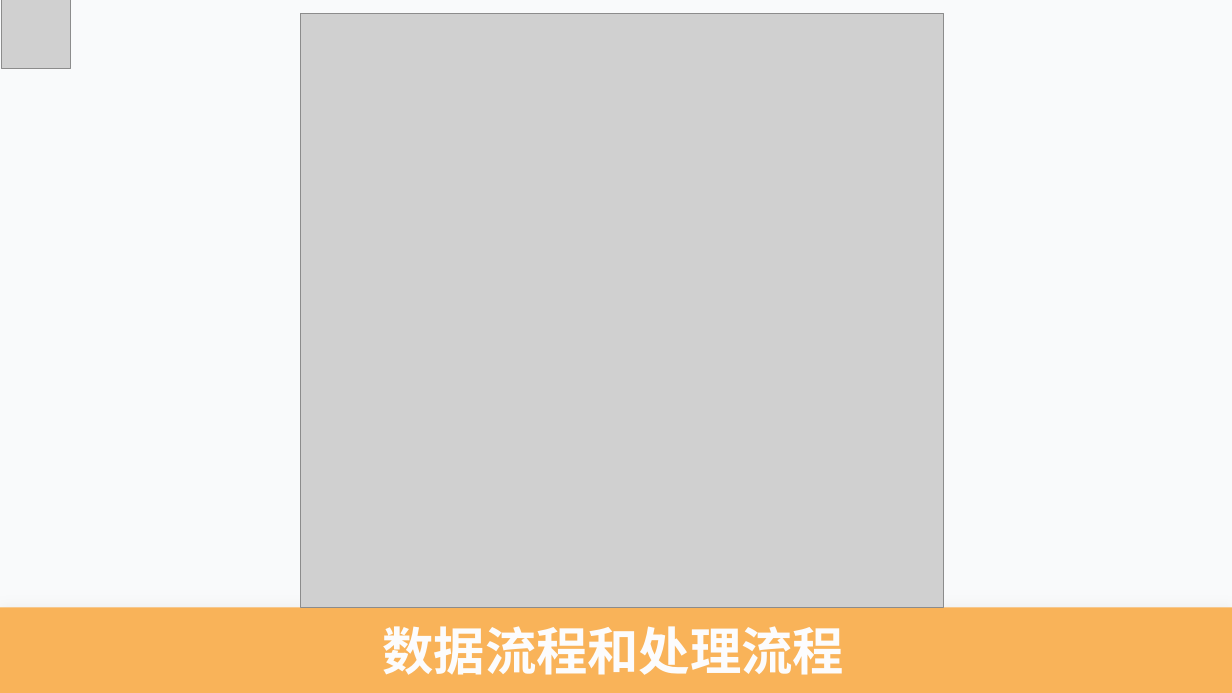
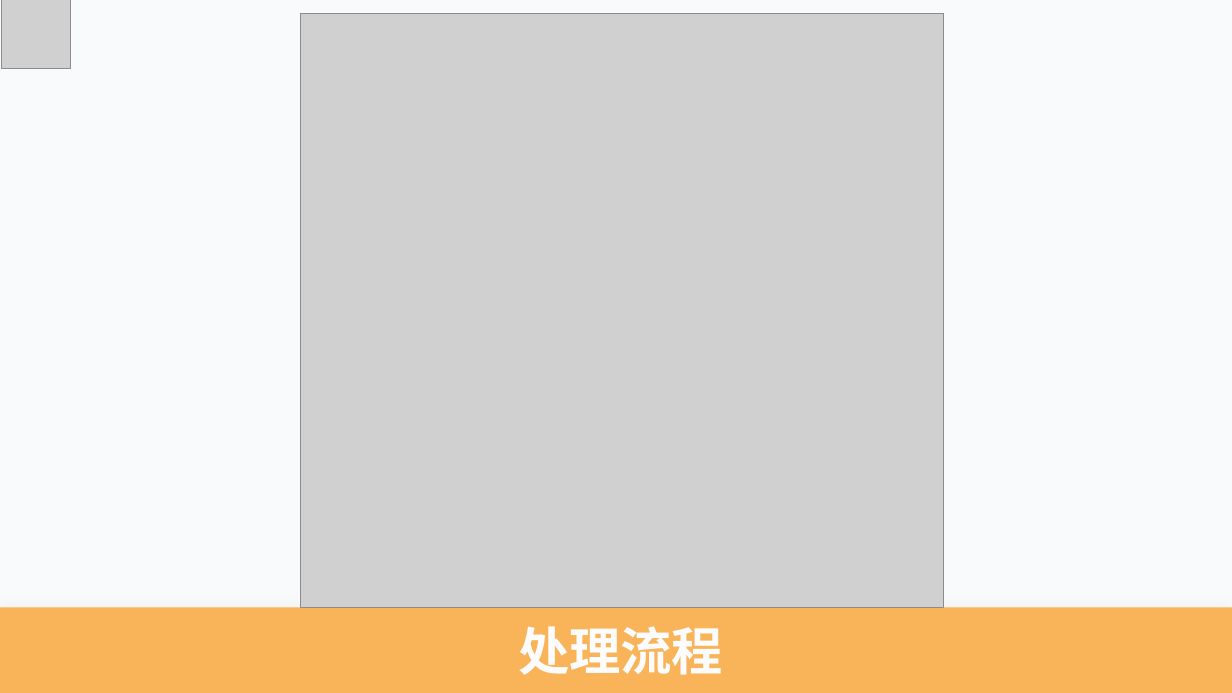
Before and after one commit to lorenzoyoung/ZUCC-Lazy-Bone, a slide deck: slide 20 of 评审PPT/SE2019春-G11_ZUCCLazyBone可行性分析报告ppt.pptx. Drawn at 1232x693 pixels with LibreOffice and Linux fonts; fonts in the diff are those of the drawing; grey boxes stand for pictures. Boxes give left, top, right and bottom in pixels: in the first picture for what was removed or moved away, otherwise in the second. Text is boxed around its words. In the diff, an @@ line names an element or a change of style, - is before the commit and + after.

```diff
--- a/评审PPT/SE2019春-G11_ZUCCLazyBone可行性分析报告ppt.pptx
+++ b/评审PPT/SE2019春-G11_ZUCCLazyBone可行性分析报告ppt.pptx
@@ text at (518,626,723,675): text changed @@
-数据流程和处理流程
+处理流程
```
Also in this commit, not shown: 4 other slides changed, 2 slides added, 1 slide removed, 2 other files.
